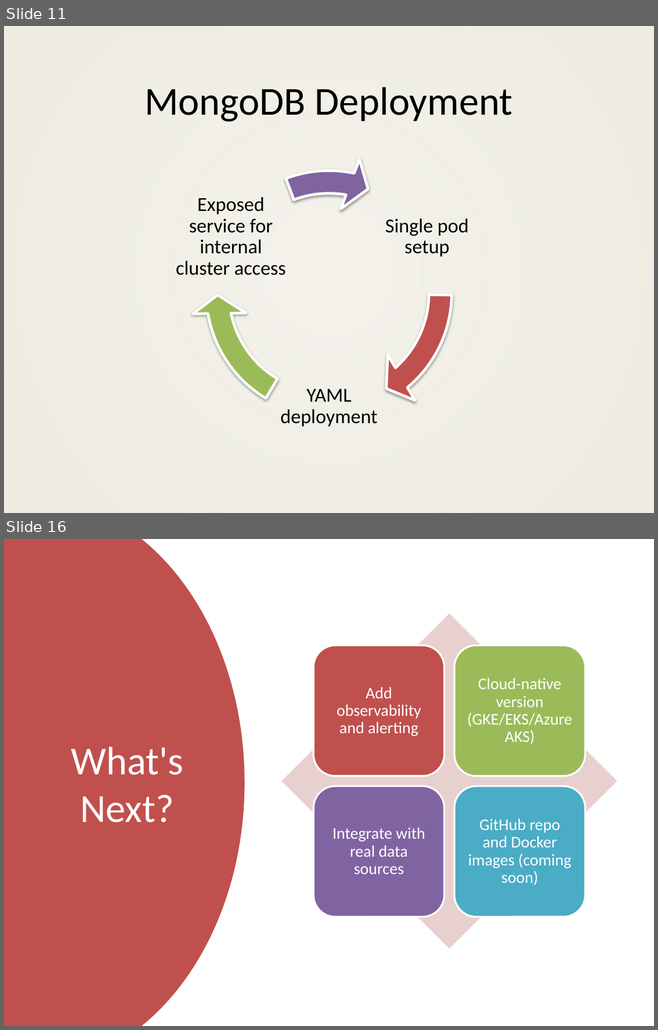
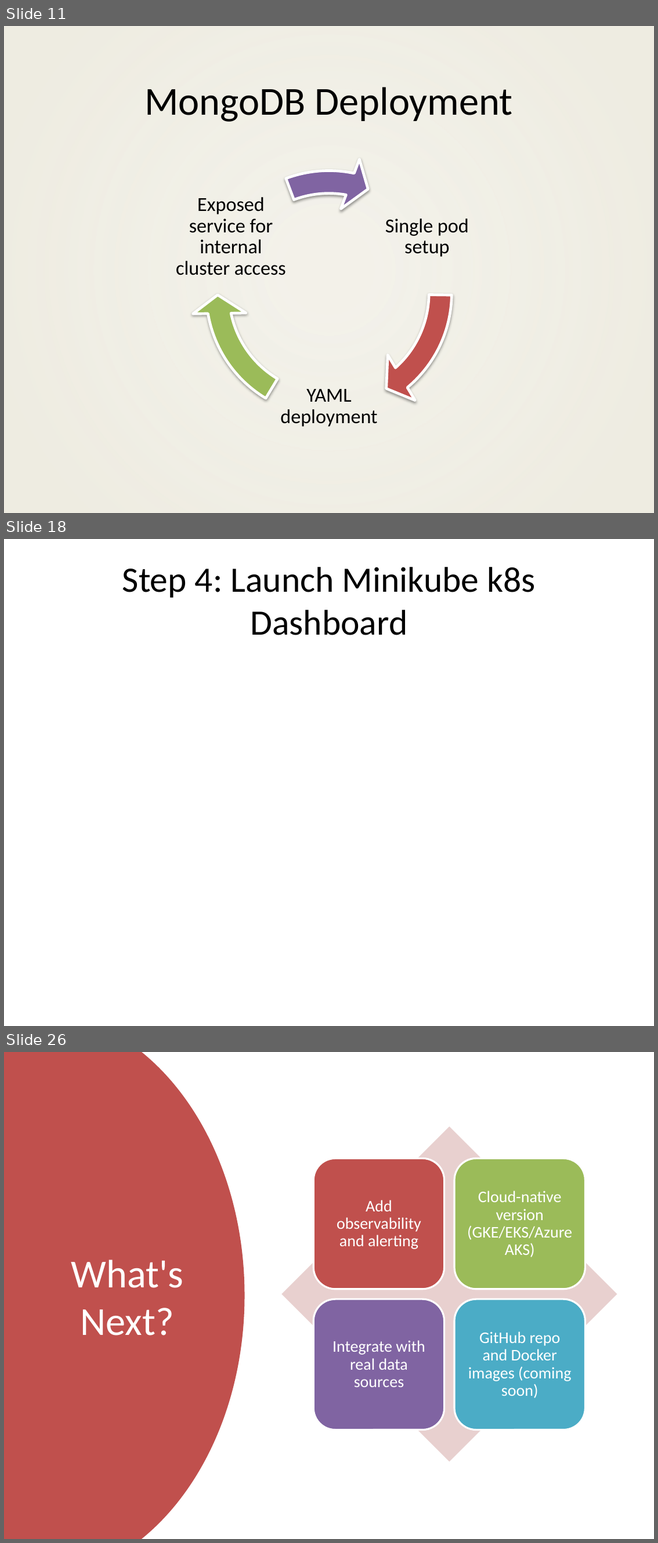
Before and after one commit to rahulsidpatil/go-k8s-data-pipeline, a slide deck: ppt-artifacts/go_k8s_data_pipeline_updated.pptx. Shown one above the other, each under a label of ours: slides 11 and 16 before the commit, slides 11, 18 and 26 after it; the slides between them are not shown. The pictures are 658x1030 and 658x1543 pixels, drawn with LibreOffice and Linux fonts; fonts in the diff are those of the drawing; background and template pictures are left out. Boxes give left, top, right and bottom in pixels: in the first picture for what was removed or moved away, otherwise in the second. Text is boxed around its words. In the diff, an @@ line names an element or a change of style, - is before the commit and + after.

```diff
--- a/ppt-artifacts/go_k8s_data_pipeline_updated.pptx
+++ b/ppt-artifacts/go_k8s_data_pipeline_updated.pptx
@@ slide 18 added at (4, 539, 654, 1026), background #FFFFFF @@
@@ title added at (122, 567, 535, 635), 39.6 pt, text #000000 @@
+Step 4: Launch Minikube k8s Dashboard
@@ what was slide 16 is now slide 26 @@
```
Also in this commit, not shown: 5 slides changed, 9 other slides added, 2 other files.
